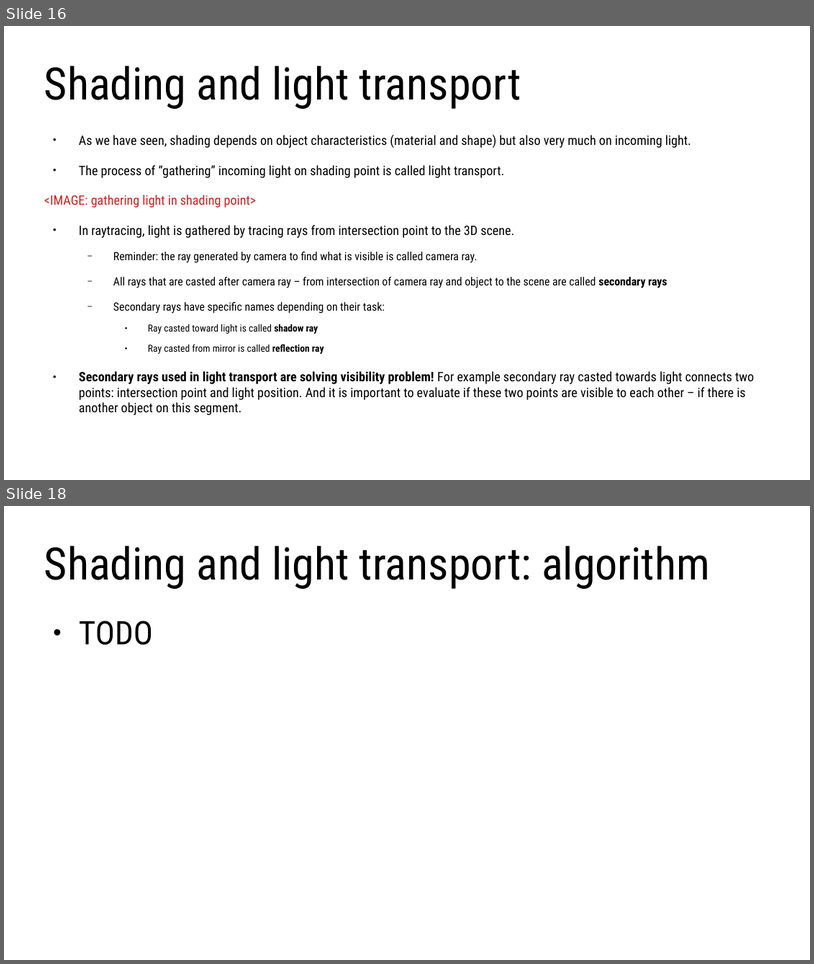
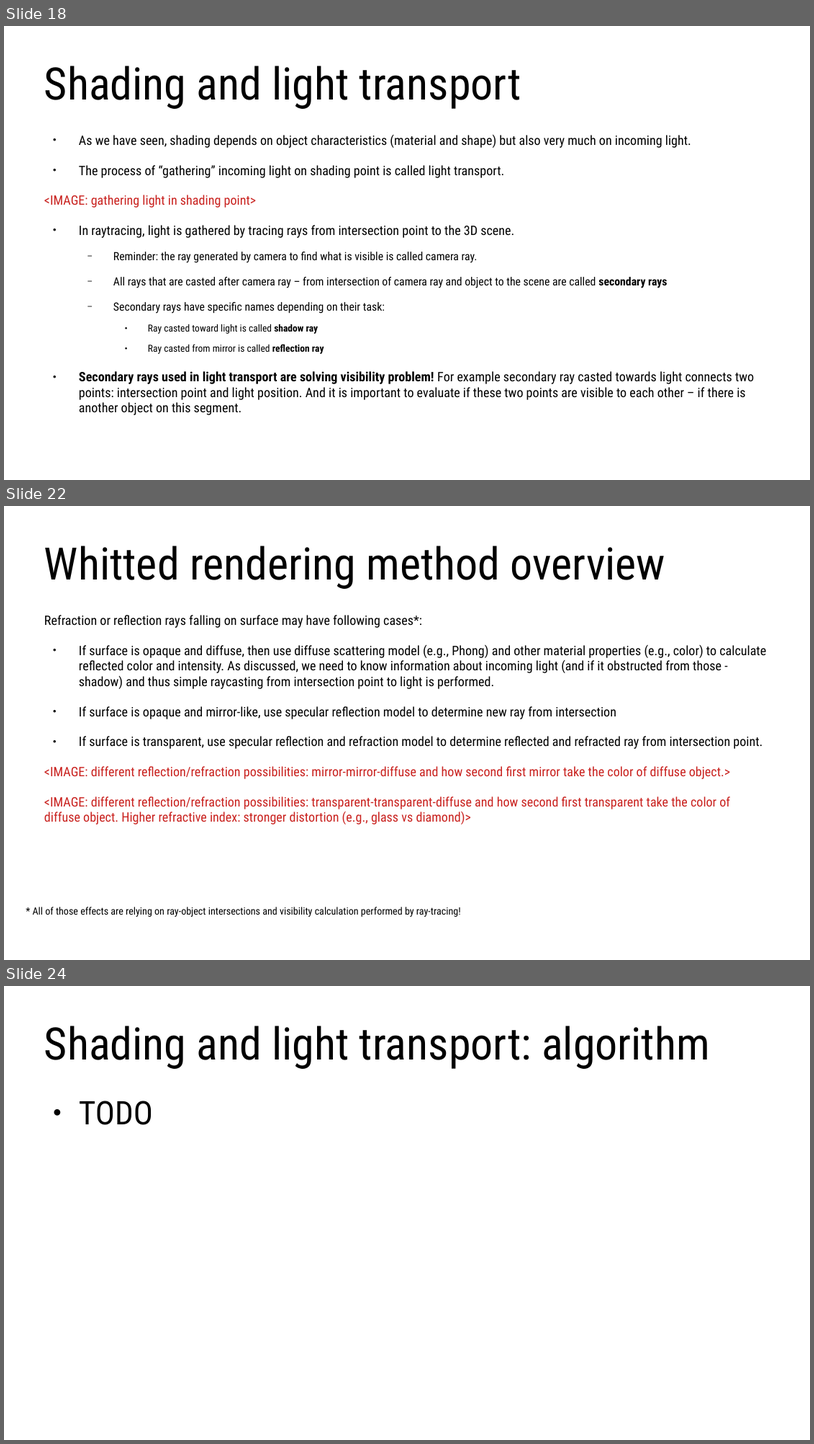
Before and after one commit to lorentzo/IntroductionToComputerGraphics, a slide deck: lectures/foundations_rendering/foundations_raytracing.odp. Shown one above the other, each under a label of ours: slides 16 and 18 before the commit, slides 18, 22 and 24 after it; the slides between them are not shown. The pictures are 814x964 and 814x1444 pixels, drawn with LibreOffice and Linux fonts; fonts in the diff are those of the drawing. Boxes give left, top, right and bottom in pixels: in the first picture for what was removed or moved away, otherwise in the second. Text is boxed around its words. In the diff, an @@ line names an element or a change of style, - is before the commit and + after.

Commit message:
3d scene and rendering foundations

```diff
--- a/lectures/foundations_rendering/foundations_raytracing.odp
+++ b/lectures/foundations_rendering/foundations_raytracing.odp
@@ slide 22 added at box(4, 506, 810, 960), background #FFFFFF @@
@@ title added at box(44, 546, 666, 589), 44 pt, text #000000 @@
+Whitted rendering method overview
@@ text added at box(44, 615, 766, 824), 12.8 pt, text #000000 @@
+Refraction or reflection rays falling on surface may have following cases*:
+● If surface is opaque and diffuse, then use diffuse scattering model (e.g., Phong) and other material properties (e.g., color) to calculate reflected color and intensity. As discussed, we need to know information about incoming light (and if it obstructed from those - shadow) and thus simple raycasting from intersection point to light is performed.
+● If surface is opaque and mirror-like, use specular reflection model to determine new ray from intersection
+● If surface is transparent, use specular reflection and refraction model to determine reflected and refracted ray from intersection point.
+<IMAGE: different reflection/refraction possibilities: mirror-mirror-diffuse and how second first mirror take the color of diffuse object.>
+<IMAGE: different reflection/refraction possibilities: transparent-transparent-diffuse and how second first transparent take the color of diffuse object. Higher refractive index: stronger distortion (e.g., glass vs diamond)>
@@ text added at box(33, 906, 461, 916), 10 pt, text #000000 @@
+* All of those effects are relying on ray-object intersections and visibility calculation performed by ray-tracing!
@@ what was slide 16 is now slide 18 @@
@@ what was slide 18 is now slide 24 @@
```
Also in this commit, not shown: 5 slides changed, 7 other slides added, 4 other files.
